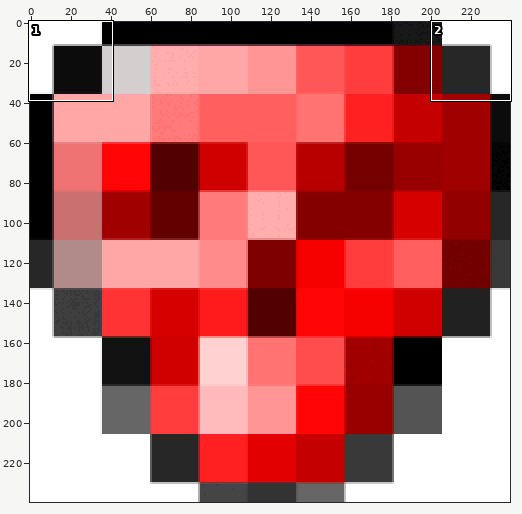
Two states of a sprite sheet, app/src/main/res/drawable/redskull.png. The first picture is a wide view before the edit; the outline marks the close-up.
Close-up. Before the commit:
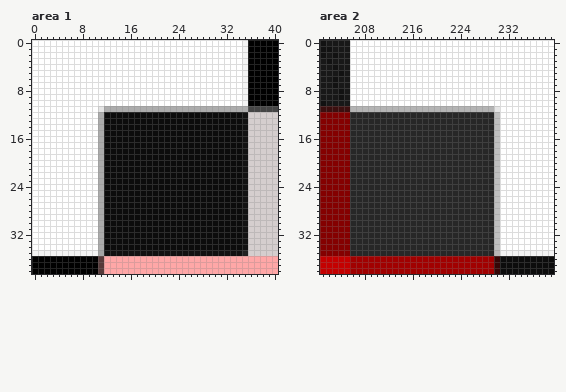
The file is 240x240 pixels. Colours within 5 levels of each other are drawn and written as one. Shown: area 1: x 0..40, y 0..38; area 2: x 201..239, y 0..38. The commit also changed other parts of the picture, which this record leaves out.
Now the later version:
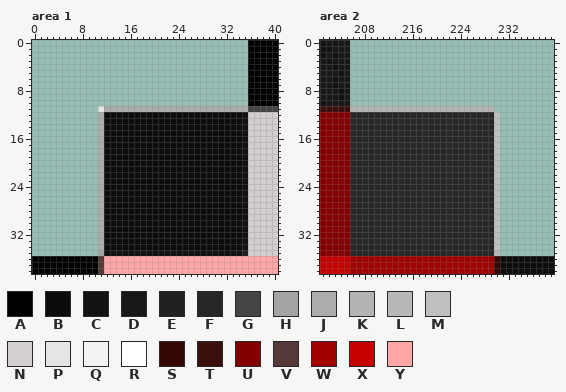
Palette (. is transparent): A #000000  B #0c0c0c  C #121212  D #181818  E #212121  F #272727  G #454545  H #a4a4a4  J #acacac  K #b4b4b4  L #bab7b7  M #c0c0c0  N #d5cece  P #e5e5e5  Q #f3f3f3  R #ffffff  S #350606  T #3c0f0f  U #840000  V #563a3a  W #a10000  X #c40000  Y #ffa7a7
Edits made:
Area 1:
Colour Q is removed in rows 0 to 10 at x 35; in row 35 at x 0 to 10.
Colour R is removed in rows 0 to 10 at x 0 to 34; in rows 11 to 34 at x 0 to 10.
Area 2:
Colour P is removed in row 11 at x 230.
Colour Q is removed in row 35 at x 231 to 239.
Colour R is removed in rows 0 to 10 at x 206 to 239; in rows 11 to 34 at x 231 to 239.
